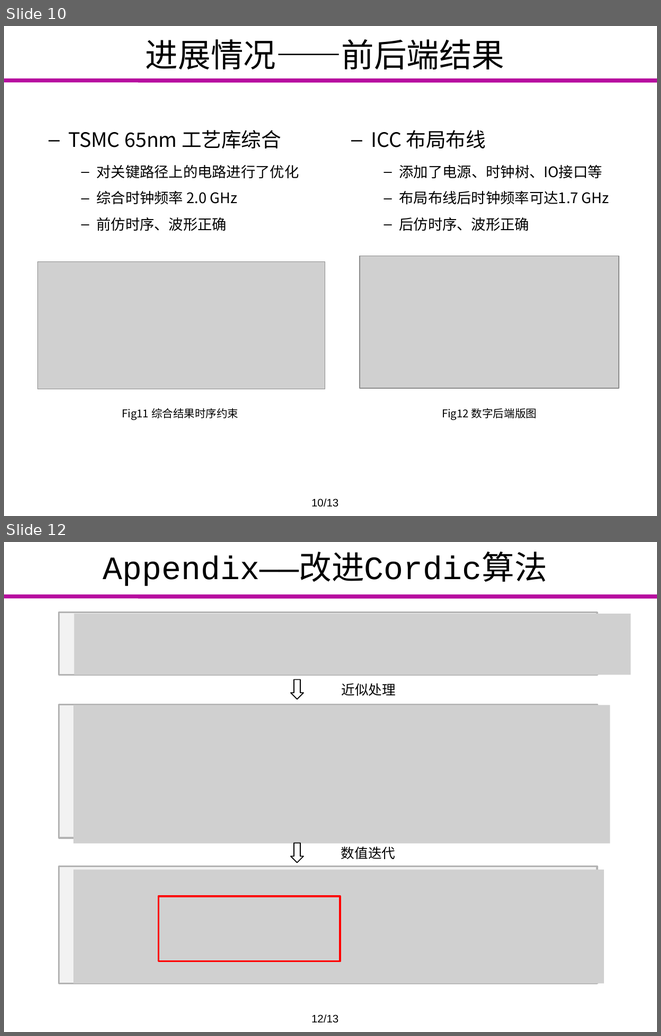
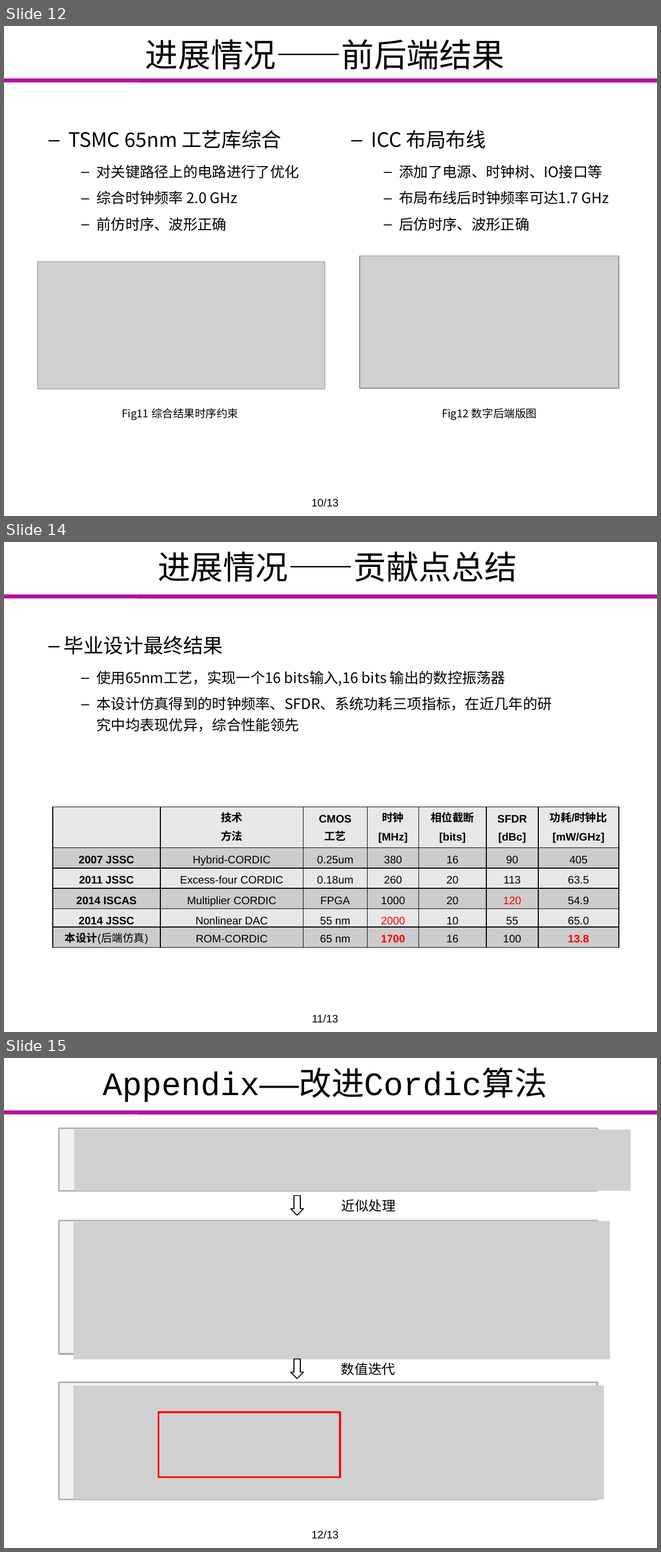
Before and after one commit to Markov2016/lunwen, a slide deck: dabian/杨一雄_毕业设计答辩.pptx. Shown one above the other, each under a label of ours: slides 10 and 12 before the commit, slides 12, 14 and 15 after it; the slides between them are not shown. The pictures are 661x1036 and 661x1552 pixels, drawn with LibreOffice and Linux fonts; fonts in the diff are those of the drawing; grey boxes stand for pictures; background and template pictures are left out. Boxes give left, top, right and bottom in pixels: in the first picture for what was removed or moved away, otherwise in the second. Text is boxed around its words. In the diff, an @@ line names an element or a change of style, - is before the commit and + after.

```diff
--- a/dabian/杨一雄_毕业设计答辩.pptx
+++ b/dabian/杨一雄_毕业设计答辩.pptx
@@ slide 14 added at bbox=[4, 542, 657, 1032], background #FFFFFF; not listed: 1 template element that a slide beside it also shows @@
@@ title added at bbox=[158, 552, 517, 582], 36 pt, text #000000 @@
+  进展情况——贡献点总结
@@ text added at bbox=[64, 636, 551, 732], 16 pt, text #000000 @@
+  – 毕业设计最终结果
+    – 使用65nm工艺，实现一个16 bits输入,16 bits 输出的数控振荡器
+    – 本设计仿真得到的时钟频率、SFDR、系统功耗三项指标，在近几年的研究中均表现优异，综合性能领先
@@ table added at bbox=[53, 807, 620, 947], 6 rows, 7 columns @@
+ | 技术 / 方法 | CMOS / 工艺 | 时钟 / [MHz] | 相位截断 / [bits] | SFDR / [dBc] | 功耗/时钟比 / [mW/GHz]
+2007 JSSC | Hybrid-CORDIC | 0.25um | 380 | 16 | 90 | 405
+2011 JSSC | Excess-four CORDIC | 0.18um | 260 | 20 | 113 | 63.5
+2014 ISCAS | Multiplier CORDIC | FPGA | 1000 | 20 | 120 | 54.9
+2014 JSSC | Nonlinear DAC | 55 nm | 2000 | 10 | 55 | 65.0
+本设计(后端仿真) | ROM-CORDIC | 65 nm | 1700 | 16 | 100 | 13.8
@@ text added at bbox=[312, 1014, 338, 1023], 12 pt, text #000000 @@
+11/13
@@ what was slide 10 is now slide 12 @@
@@ what was slide 12 is now slide 15 @@
```
Also in this commit, not shown: 5 slides changed, 2 other slides added.
